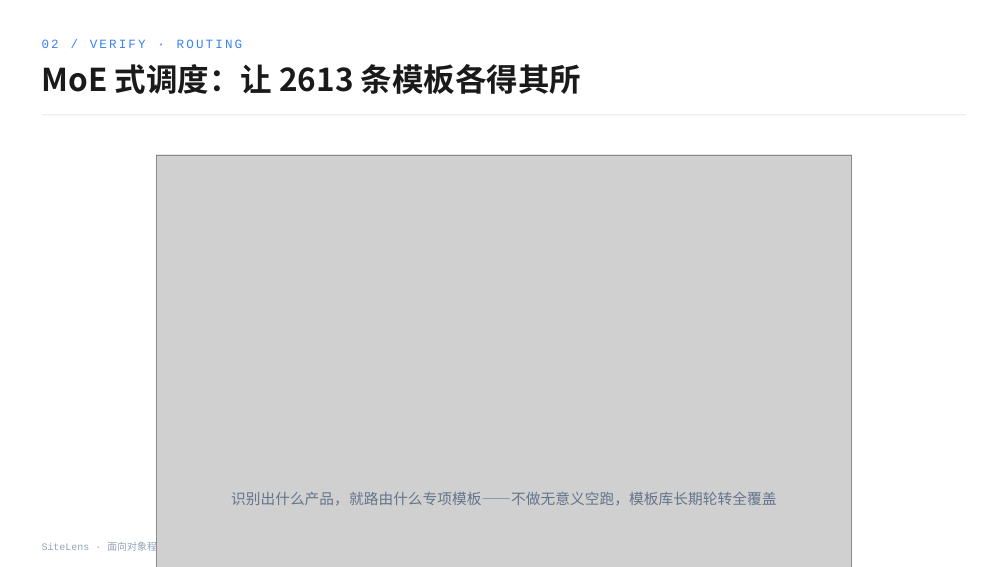
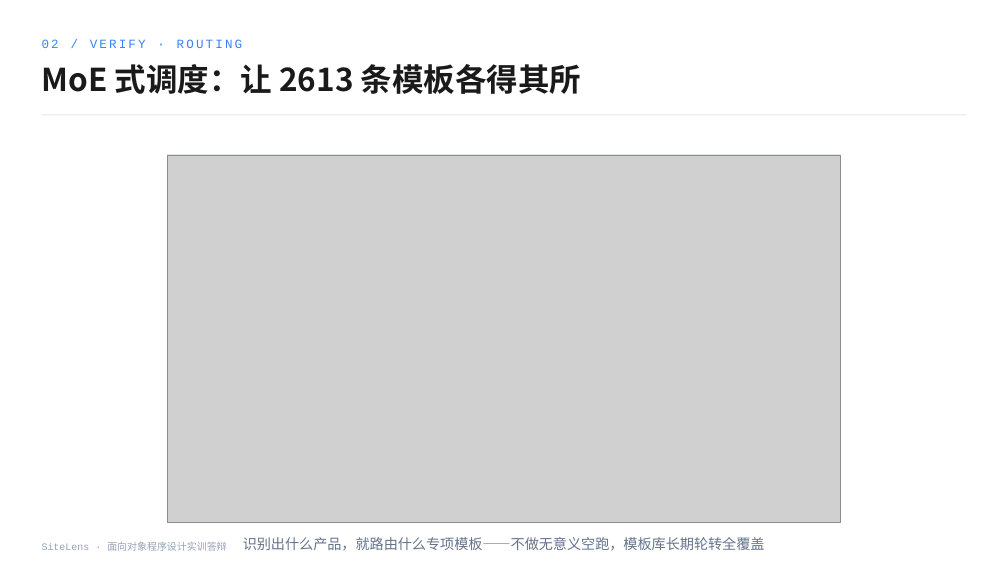
Before and after one commit to zep4yrs/sitelens, a slide deck: slide 14 of docs/答辩演示-SiteLens.pptx. Drawn at 1008x567 pixels with LibreOffice and Linux fonts; fonts in the diff are those of the drawing; grey boxes stand for pictures; background and template pictures are left out. Boxes give left, top, right and bottom in pixels: in the first picture for what was removed or moved away, otherwise in the second. Text is boxed around its words. In the diff, an @@ line names an element or a change of style, - is before the commit and + after.

```diff
--- a/docs/答辩演示-SiteLens.pptx
+++ b/docs/答辩演示-SiteLens.pptx
@@ picture resized from (x1=156, y1=155, x2=851, y2=567) to (x1=167, y1=155, x2=840, y2=523) @@
@@ rectangle resized from (x1=156, y1=155, x2=851, y2=567) to (x1=167, y1=155, x2=840, y2=523) @@
@@ text "识别出什么产品，就路由什么专项模板——不做无意义空跑，模板库长期轮转全覆盖" moved from (x1=231, y1=491, x2=776, y2=505) to (x1=243, y1=537, x2=765, y2=551) @@
@@ text "识别出什么产品，就路由什么专项模板——不做无意义空跑，模板库长期轮转全覆盖" at (x1=243, y1=537, x2=765, y2=551): size 14 to 13.5 pt @@
```
Also in this commit, not shown: 6 other slides changed, 10 other files.
